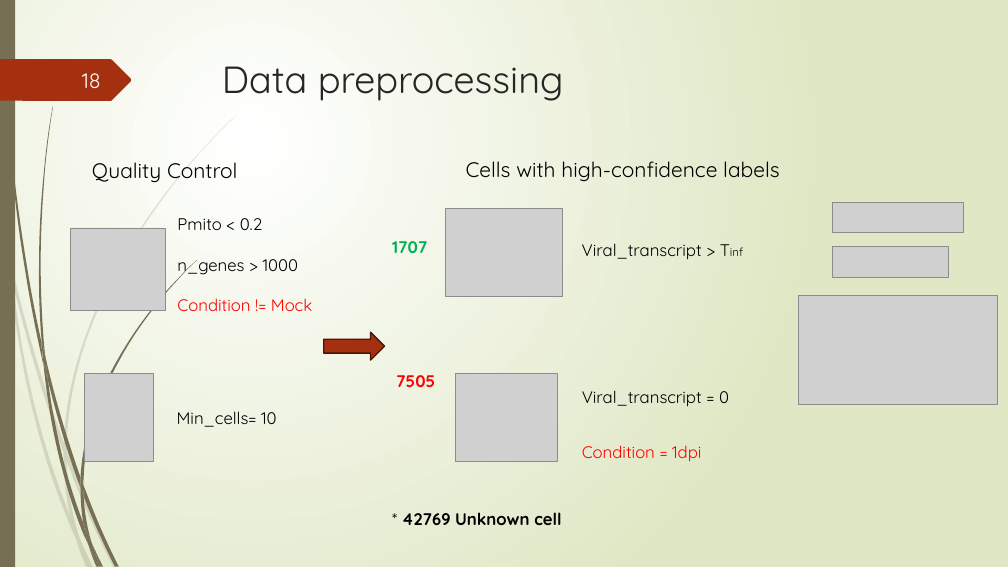
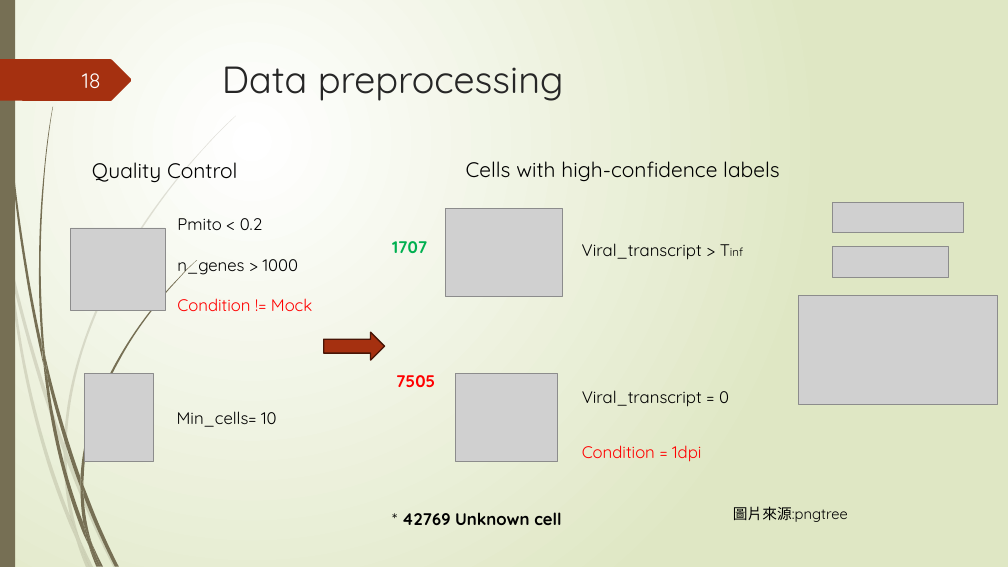
Before and after one commit to Lai-jun-yan/Academia-Sinica-internship-project, a slide deck: slide 18 of 暑期實習進度報告/presentation_final.pptx. Drawn at 1008x567 pixels with LibreOffice and Linux fonts; fonts in the diff are those of the drawing; grey boxes stand for pictures. Boxes give left, top, right and bottom in pixels: in the first picture for what was removed or moved away, otherwise in the second. Text is boxed around its words. In the diff, an @@ line names an element or a change of style, - is before the commit and + after.

Commit message:
新增圖片來源

```diff
--- a/暑期實習進度報告/presentation_final.pptx
+++ b/暑期實習進度報告/presentation_final.pptx
@@ text added at [733,506,848,522], 14 pt, text #000000 @@
+圖片來源:pngtree
```
Also in this commit, not shown: 5 other slides changed.
